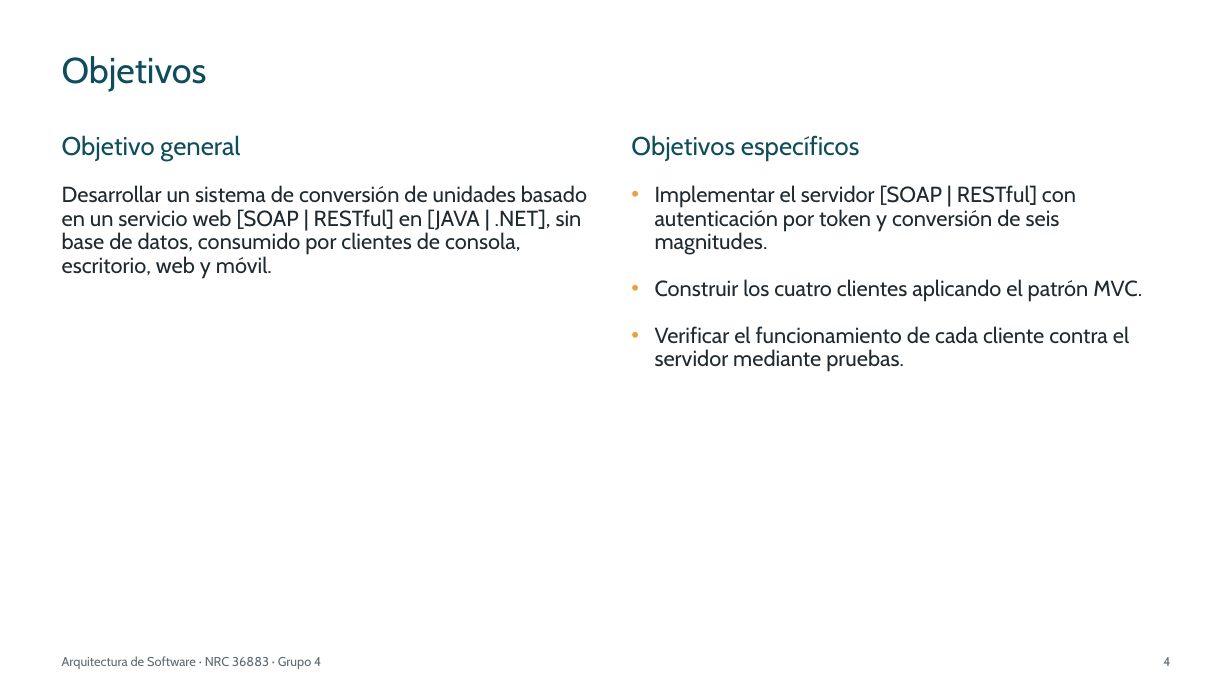
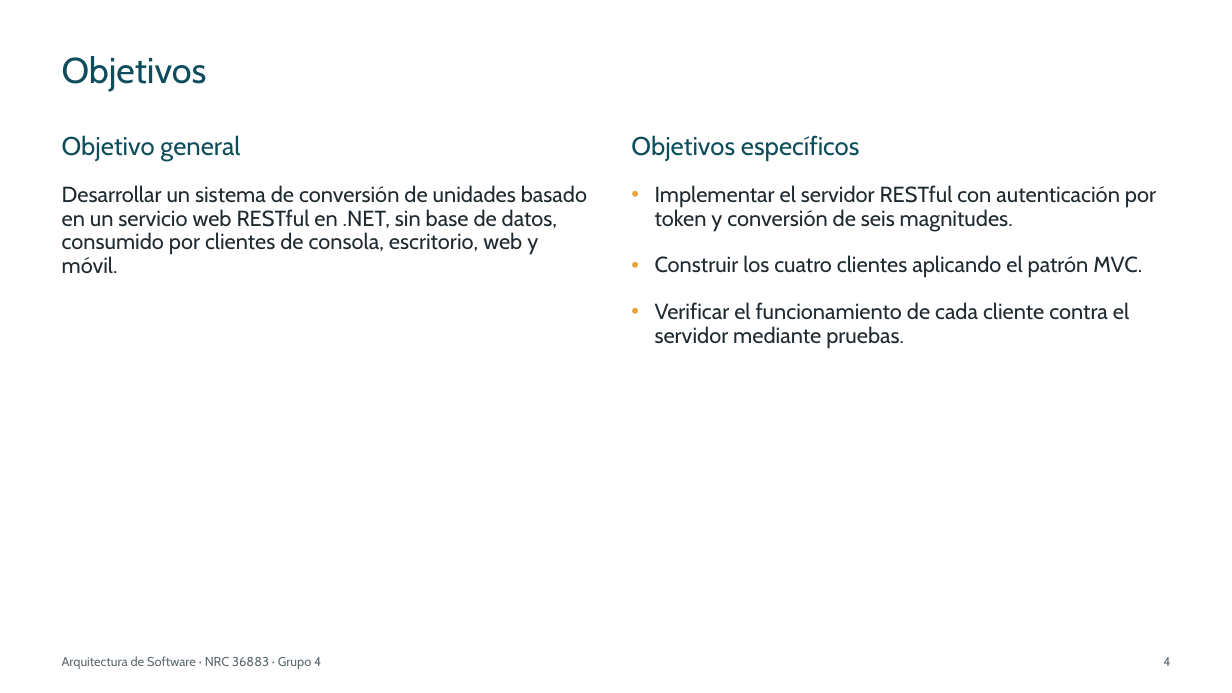
Before and after one commit to IMarcusDev/TI.1.4.-PAO202651_RESTFUL_DOTNET_SINBDD_NRC_36883_GR04, a slide deck: slide 4 of 05. DOCUMENTACION/PRESENTACION TI.1.4. RESTFUL sin BDD en DOTNET GR4.pptx. Drawn at 1232x693 pixels with LibreOffice and Linux fonts; fonts in the diff are those of the drawing. Boxes give left, top, right and bottom in pixels: in the first picture for what was removed or moved away, otherwise in the second. Text is boxed around its words. In the diff, an @@ line names an element or a change of style, - is before the commit and + after.

```diff
--- a/05. DOCUMENTACION/PRESENTACION TI.1.4. RESTFUL sin BDD en DOTNET GR4.pptx
+++ b/05. DOCUMENTACION/PRESENTACION TI.1.4. RESTFUL sin BDD en DOTNET GR4.pptx
@@ text at bbox=[62, 185, 587, 273]: text changed @@
-Desarrollar un sistema de conversión de unidades basado en un servicio web [SOAP | RESTful] en [JAVA | .NET], sin base de datos, consumido por clientes de consola, escritorio, web y móvil.
+Desarrollar un sistema de conversión de unidades basado en un servicio web RESTful en .NET, sin base de datos, consumido por clientes de consola, escritorio, web y móvil.
@@ text at bbox=[655, 185, 1156, 232]: text changed @@
-• Implementar el servidor [SOAP | RESTful] con autenticación por token y conversión de seis magnitudes.
+• Implementar el servidor RESTful con autenticación por token y conversión de seis magnitudes.
```
Also in this commit, not shown: 27 other slides changed.
